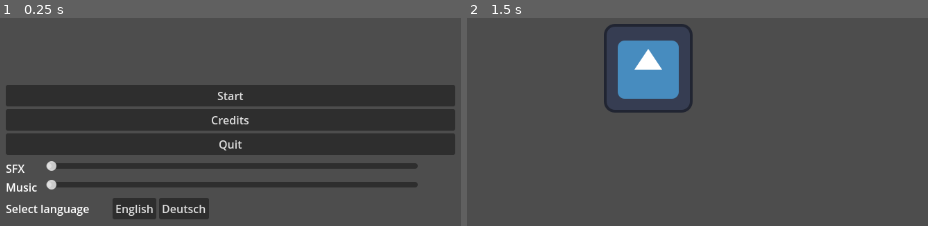
Above: before the commit, frames 1-2 (left to right).
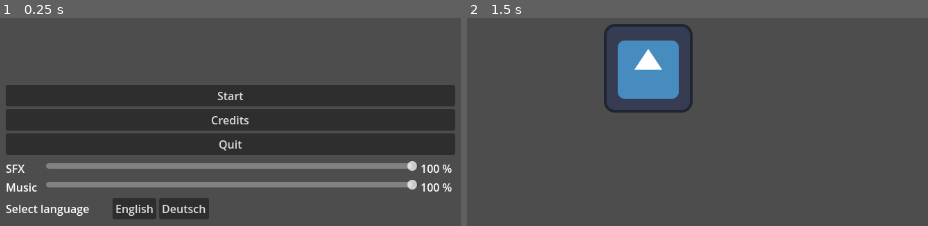
Above: after the commit, the same moments.

Repository: panorb/ludum-dare-56
Game: Godot game, scene res://world.tscn
Same seed, same stepped clock (60 frames per second), same inputs: the game is played once before the commit and once after it. The engine's default icon, where the game draws it, is replaced by a stand-in: a white triangle on a blue panel in a dark square.
Inputs:
- Up to frame 1 (0.25 s): no input
- Up to frame 2 (1.5 s): click "Start" at 0.5 s; tap Enter at 1.25 s

The runs differ from the first frame. In frame 1, 5.0% of the frame differs, in the area x 10-99%, y 68-84%; in frame 2, nothing differs.

Commit message:
Soundslider change sound volume

Diff:
--- a/godot/gui/main_menu.gd
+++ b/godot/gui/main_menu.gd
@@ -2,12 +2,21 @@
 
 signal start_game
 signal change_language
+signal sfx_value_changed
+signal music_value_changed
 
 @onready var start_button := %StartButton
 @onready var credits_button := %CreditsButton
 @onready var quit_button := %QuitButton
+
 @onready var select_english_button := %SelectEnglishButton
 @onready var select_german_button := %SelectGermanButton
+
+@onready var sfx_sound_slider := %SfxSoundSlider
+@onready var sfx_sound_percent_label := %SfxSoundPercentLabel
+
+@onready var music_sound_slider := %MusicSoundSlider
+@onready var music_sound_percent_label := %MusicSoundPercentLabel
 
 func _ready() -> void:
 	start_button.pressed.connect(func(): start_game.emit());
@@ -19,3 +28,19 @@
 		quit_button.visible = false
 	else:
 		quit_button.pressed.connect(func(): get_tree().quit())
+
+	sfx_sound_slider.value_changed.connect(func(volume_value: float): _emit_volume_changed(sfx_value_changed, volume_value, sfx_sound_percent_label))
+	music_sound_slider.value_changed.connect(func(volume_value: float): _emit_volume_changed(music_value_changed, volume_value, music_sound_percent_label))
+
+func _emit_volume_changed(volume_signal: Signal, volume_percent: float, label_node: Label ):
+	volume_signal.emit(volume_percent)
+
+func set_music_volume(volume_percent: float):
+	_set_volume(volume_percent, music_sound_slider, music_sound_percent_label)
+
+func set_sfx_volume(volume_percent: float):
+	_set_volume(volume_percent, sfx_sound_slider, sfx_sound_percent_label)
+
+func _set_volume(volume_percent: float, slider_node: Slider, label_node: Label ):
+	slider_node.set_value_no_signal(volume_percent)
+	label_node.text = '%d %%' % volume_percent
--- a/godot/gui/main_menu.tscn
+++ b/godot/gui/main_menu.tscn
@@ -89,7 +89,7 @@
 [node name="HBoxContainer" type="HBoxContainer" parent="MarginContainer/VBoxContainer"]
 layout_mode = 2
 
-[node name="Label" type="Label" parent="MarginContainer/VBoxContainer/HBoxContainer"]
+[node name="SelectLanguageLabel" type="Label" parent="MarginContainer/VBoxContainer/HBoxContainer"]
 custom_minimum_size = Vector2(150, 0)
 layout_mode = 2
 text = "SELECT_LANGUAGE"
--- a/godot/world.gd
+++ b/godot/world.gd
@@ -8,6 +8,9 @@
 const LANGUAGE_ENGLISH := 'en'
 const LANGUAGE_GERMAN := 'de'
 
+const SFX_SOUND_BUS := 'SFX'
+const MUSIC_SOUND_BUS := 'Music'
+
 const main_menu_scene := preload('res://gui/main_menu.tscn')
 
 var scenes : Dictionary = {
@@ -16,6 +19,24 @@
 	LOSE_SCENE: null, #preload("res://gui/end_screen/lose/lose_screen.tscn"),
 	WIN_SCENE: null, # preload("res://gui/end_screen/win/win_screen.tscn"),
 }
+
+
+@onready var sfx_sound_value: float:
+	get: return self.get_sound_bus_volume(SFX_SOUND_BUS)
+	set(value):
+		self.set_sound_bus_volume(SFX_SOUND_BUS, value)
+		if current_scene_node is MainMenu:
+			var main_menu_node = current_scene_node as MainMenu
+			main_menu_node.set_sfx_volume(value)
+
+
+@onready var music_sound_value: float:
+	get: return self.get_sound_bus_volume(MUSIC_SOUND_BUS)
+	set(value):
+		self.set_sound_bus_volume(MUSIC_SOUND_BUS, value)
+		if current_scene_node is MainMenu:
+			var main_menu_node = current_scene_node as MainMenu
+			main_menu_node.set_music_volume(value)
 
 @onready var current_scene_node: Node = null
 @onready var current_scene_key: String
@@ -33,8 +54,12 @@
 
 		if next_scene_node is MainMenu:
 			var main_menu_node = next_scene_node as MainMenu
+			main_menu_node.set_music_volume(music_sound_value)
+			main_menu_node.set_sfx_volume(sfx_sound_value)
 			main_menu_node.start_game.connect(func(): self.current_scene = GAME_SCENE)
-			main_menu_node.change_language.connect(func(language: String): TranslationServer.set_locale(language) )
+			main_menu_node.change_language.connect(func(language: String): TranslationServer.set_locale(language))
+			main_menu_node.sfx_value_changed.connect(func(volume_percent: float): self.sfx_sound_value=volume_percent)
+			main_menu_node.music_value_changed.connect(func(volume_percent: float): self.music_sound_value=volume_percent)
 		#elif next_scene_node is LoseScreen:
 		#	var lose_node = next_scene_node as LoseScreen
 		#	lose_node.show_main_menu.connect(_on_show_main_menu)
@@ -47,5 +72,15 @@
 			game_node.show_win_screen.connect(func(): self.current_scene = WIN_SCENE)
 
 func _ready():
+	self.sfx_sound_value = 80.0
+	self.music_sound_value = 80.0
 	self.current_scene = MAIN_MENU_SCENE
 	TranslationServer.set_locale(LANGUAGE_ENGLISH)
+
+func set_sound_bus_volume(bus_name: String, volume_percent: float):
+	var bus_index := AudioServer.get_bus_index(bus_name)
+	AudioServer.set_bus_volume_db(bus_index, linear_to_db(volume_percent / 100))
+
+func get_sound_bus_volume(bus_name: String) ->  float:
+	var bus_index := AudioServer.get_bus_index(bus_name)
+	return db_to_linear(AudioServer.get_bus_volume_db(bus_index)) * 100
